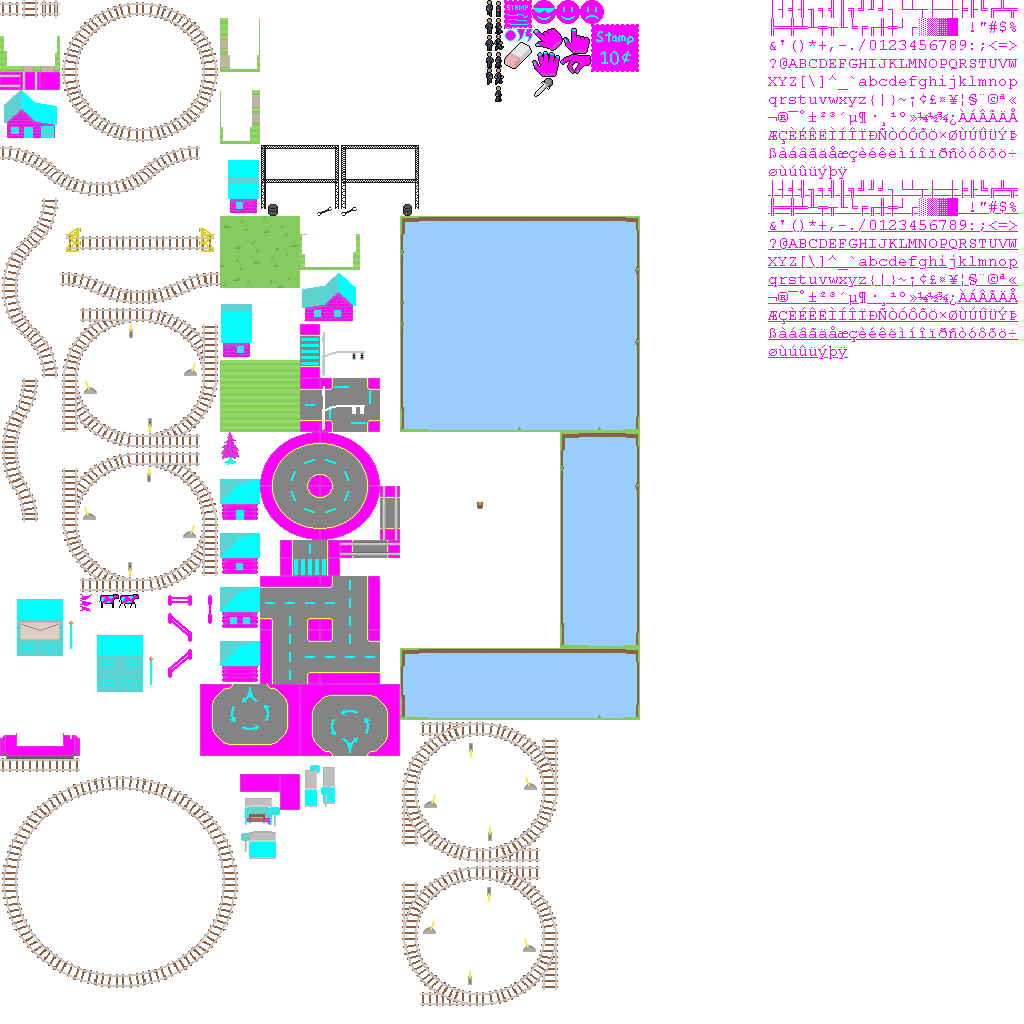
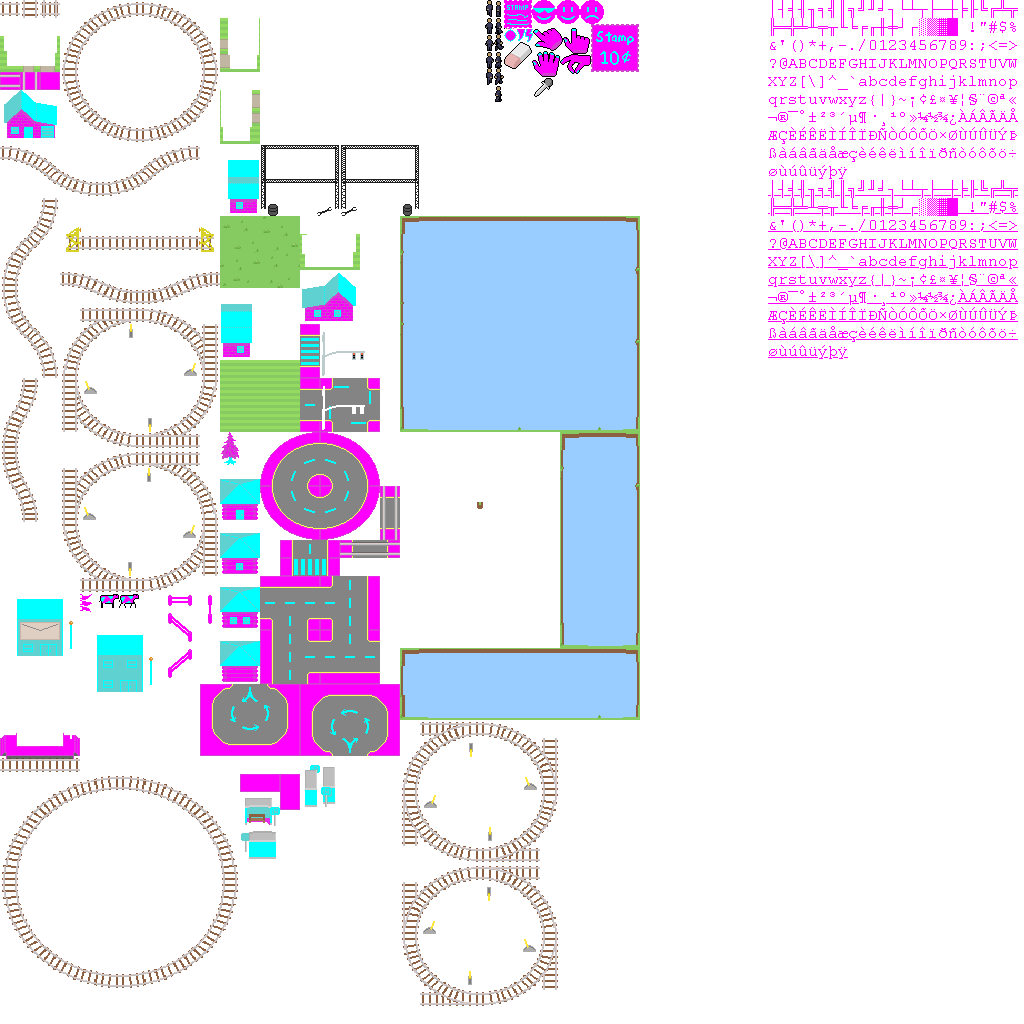
Comparing the layer stacks of the two 1024px x 1024px images. Changes:
painted on "base.png copy" over [left=591, top=24, right=639, bottom=72]
